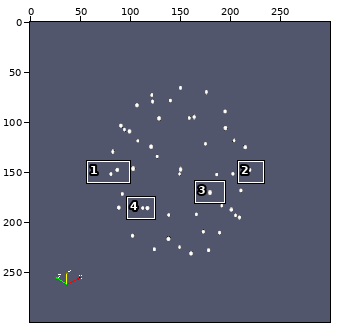
Two versions of one sprite sheet, Baseline/MantaSSImage.png. Above, an overview of the earlier version with the close-up marked.
Close-up. Before the commit:
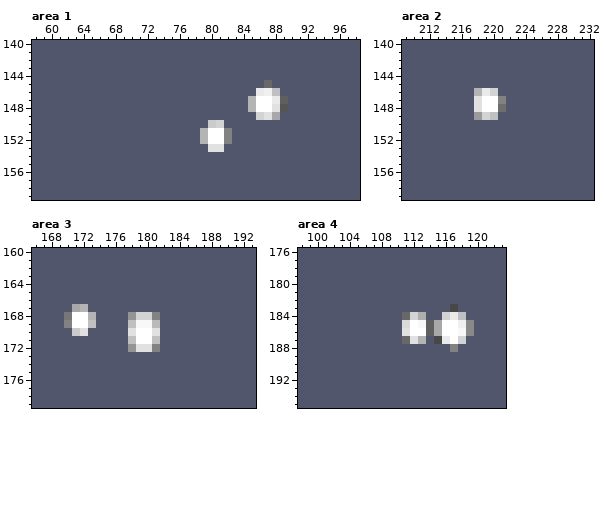
The file is 300x300 pixels. Colours within 5 levels of each other are drawn and written as one. Shown: area 1: x 58..98, y 140..159; area 2: x 209..232, y 140..159; area 3: x 166..193, y 160..179; area 4: x 98..123, y 176..195. The commit also changed other parts of the picture, which this record leaves out.
The same view after the edit:
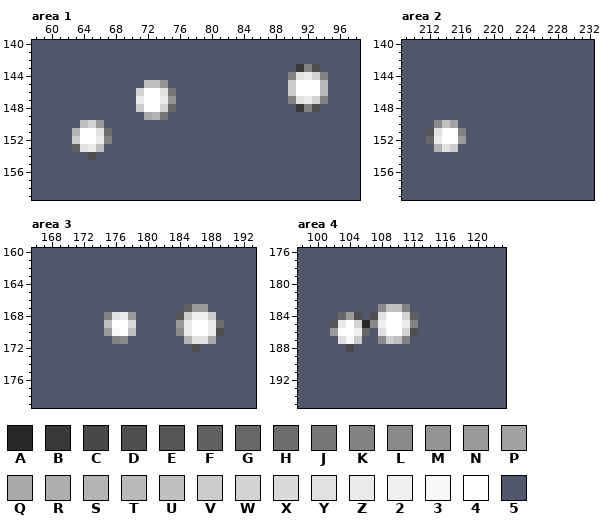
Palette (. is transparent): A #292929  B #393939  C #484848  D #4f4f4f  E #555555  F #5f5f5f  G #686868  H #6e6e6e  J #777777  K #828282  L #898989  M #949494  N #9b9b9b  P #a2a2a2  Q #a8a8a8  R #aeaeae  S #b4b4b4  T #bababa  U #c0c0c0  V #cbcbcb  W #d3d3d3  X #dadada  Y #e1e1e1  Z #eaeaea  2 #f0f0f0  3 #f8f8f8  4 #ffffff  5 #51566d
Diff:
Area 1:
y 143: x 91..93 555 -> BKD
y 144: x 90..94 55555 -> KYZWK
y 145: x 72..74 555 -> UUM; x 87 G -> 5; x 90..94 55555 -> V444T
y 146: x 71..75 55555 -> W44YJ; x 86..88 Z2U -> 555; x 90..94 55555 -> V444T
y 147: x 71..75 55555 -> Z44ZM; x 85..94 S44ZF55555 -> 55555KYZWK
y 148: x 71..75 55555 -> V44WG; x 85..89 S44YE -> 55555; x 91..93 555 -> BKD
y 149: x 72..74 555 -> QSJ; x 86..88 WYQ -> 555
y 150: x 64..66 555 -> UWN; x 80..81 VW -> 55
y 151: x 63..67 55555 -> S44YH; x 79..82 S44K -> 5555
y 152: x 63..67 55555 -> V44ZK; x 79..82 S44K -> 5555
y 153: x 63..66 5555 -> FYZU; x 80..81 YY -> 55
y 154: x 65 5 -> D
Area 2:
y 146: x 218..220 SZW -> 555
y 147: x 218..221 Y44K -> 5555
y 148: x 218..221 Y44H -> 5555
y 149: x 218..220 NWU -> 555
y 150: x 213..215 555 -> LUP
y 151: x 212..216 55555 -> EY44K
y 152: x 212..216 55555 -> GZ44N
y 153: x 213..215 555 -> SYV
Area 3:
y 167: x 171..172 QS -> 55; x 185..187 555 -> FNN
y 168: x 170..173 J44S -> 5555; x 175..181 555MWWK -> KYZN555; x 184..188 55555 -> EV22V
y 169: x 170..173 K44U -> 5555; x 175..181 555U33T -> U44X555; x 184..189 555555 -> NZ44ZH
y 170: x 171..172 VY -> 55; x 175..181 555Y44Y -> N34U555; x 184..189 555555 -> LZ44ZD
y 171: x 176..181 55U44U -> KL5555; x 185..188 5555 -> SYYQ
y 172: x 178..181 MYYK -> 5555; x 186 5 -> D
Area 4:
y 183: x 108..111 5555 -> LUUK; x 117 C -> 5
y 184: x 103..105 555 -> GND; x 107..113 5555GWR -> DY44WF5; x 116..118 WZU -> 555
y 185: x 102..119 555555555X43FQ442L -> EZ4WAL244ZK5555555
y 186: x 102..106 55555 -> N442G; x 108..119 555Y44FQ443L -> Y44WD5555555
y 187: x 103..105 555 -> Y3V; x 108..113 555GYS -> LVUK55; x 115..118 CZ4W -> 5555
y 188: x 104 5 -> C; x 117 K -> 5
Boxes around the changes in both close-ups, in picture pixels (x1, y1, x2, y2):
changed: (200, 64, 328, 152)
changed: (72, 80, 176, 160)
changed: (426, 88, 506, 152)
changed: (64, 304, 224, 352)
changed: (330, 304, 474, 352)
